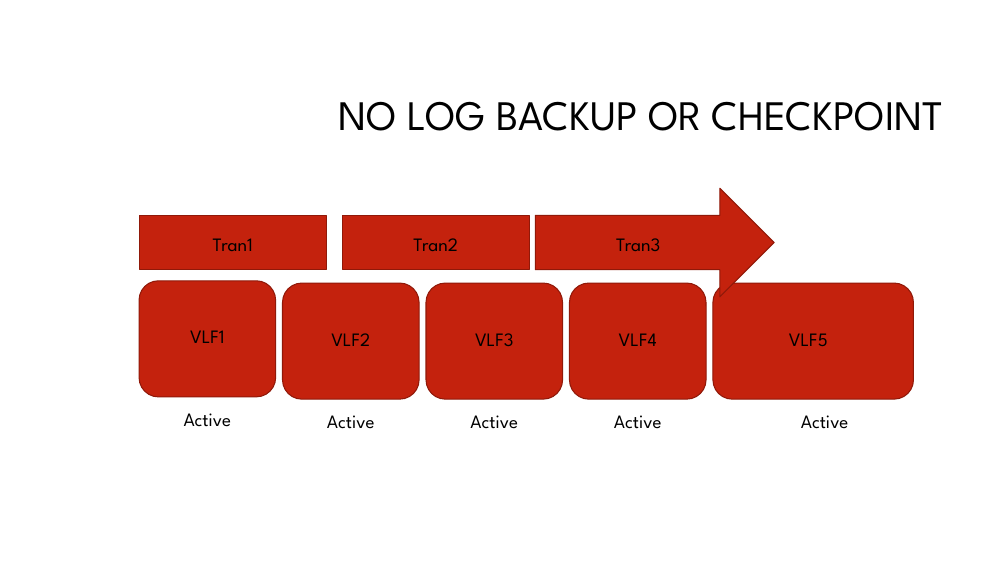
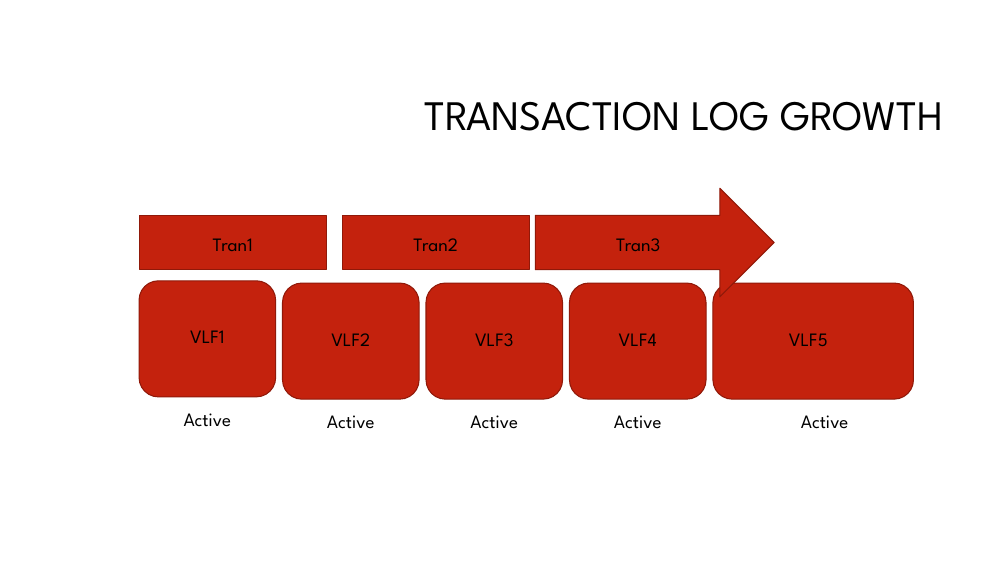
Before and after one commit to skreebydba/AcceleratedDatabaseRecovery, a slide deck: slide 13 of AcceleratedDatabaseRecovery/AcceleratedDatabaseRecovery.pptx. Drawn at 1008x567 pixels with LibreOffice and Linux fonts; fonts in the diff are those of the drawing; background and template pictures are left out. Boxes give left, top, right and bottom in pixels: in the first picture for what was removed or moved away, otherwise in the second. Text is boxed around its words. In the diff, an @@ line names an element or a change of style, - is before the commit and + after.

```diff
--- a/AcceleratedDatabaseRecovery/AcceleratedDatabaseRecovery.pptx
+++ b/AcceleratedDatabaseRecovery/AcceleratedDatabaseRecovery.pptx
@@ title at (424,101,943,131): text changed @@
-NO LOG BACKUP OR CHECKPOINT
+TRANSACTION LOG GROWTH
```
Also in this commit, not shown: 3 other slides changed, 2 slides added, 4 other files.
